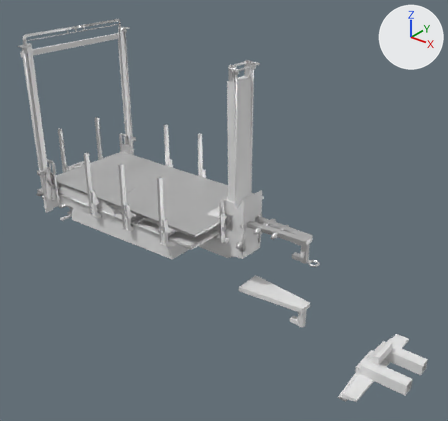
Two versions of the FBX model pup_trailer/meshes/trucks/tuning/pup.fbx, one commit apart.
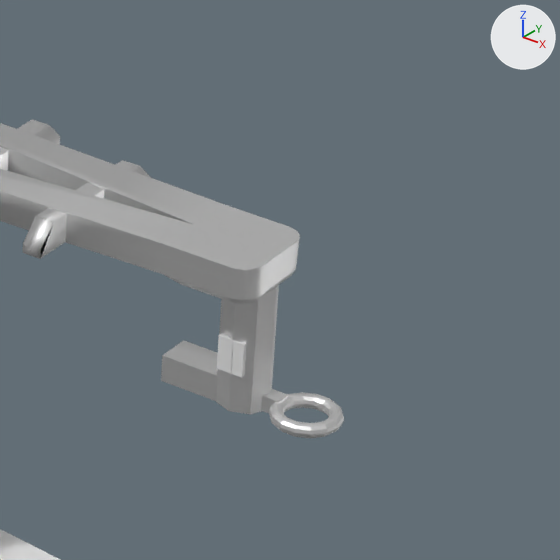
The first picture shows the older version from a 50 mm camera at (0.077, -0.1066, 0.0778) aimed at (-0.008, -0.0004, 0.0119). The close-ups show both versions on the part from 60% to 79% of the width and 48% to 68% of the height of that picture; other places that the commit changed are outside them. Every picture has the same lights, and +X, +Y and +Z are marked at upper right. Where no turn or scale is listed for an object, it has been applied to the vertices. Vertices at the same position are counted once.

Names of what the first close-up shows: 'cdt_Arm', 'cdt_Loop', 'pup.001'.
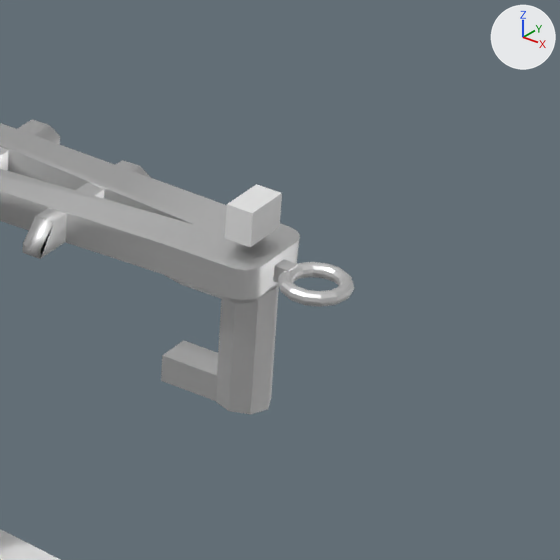
The change in detail:
me_cube_12843 has 26995 vertices, 21691 faces and spans x -0.0681..0.0189, y -0.0179..0.0178, z 0.0114..0.0616.
me_cube_12843 is used by ob_pup_001; location (-0.00009, 0.0, -0.01142).
me_cube_12843 part 1: the loose piece of 168 vertices spanning x 0.0163..0.0189, y -0.0013..0.0013, z 0.0174..0.0179 is moved by (0.0, 0.0, 0.0051).
me_cube_12843 part 2: the loose piece of 8 vertices spanning x 0.0159..0.0167, y -0.0003..0.0003, z 0.0174..0.018 is moved by (0.0, 0.0, 0.0051).
Object 'cdt_Loop' (ob_cdt_loop) moves from (0.01494, 0.0, 0.00807) to (0.01494, 0.0, 0.01314).

Changed parts and their boxes [x1, y1, x2, y2] in the close-ups (560 x 560 px; the box of a moved part takes in the faces that stretch with it):
'pup.001', reshaped: before [0, 119, 344, 438]; after [0, 119, 354, 414]
'cdt_Loop', moved: before [217, 333, 247, 378]; after [225, 184, 282, 247]
part 1 of me_cube_12843, moved or reshaped: before [269, 392, 344, 438]; after [278, 262, 354, 307]
part 2 of me_cube_12843, moved or reshaped: before [261, 389, 289, 413]; after [273, 259, 298, 283]
